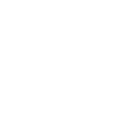
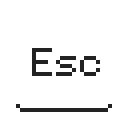
The second w=128, h=128 image is a revision of the first. Changes to its layers:
added group "Pressed" with 9 layers above "Normal" over [16, 48, 112, 112]
added layer "Esc #1" in group "Pressed" over [32, 48, 100, 76]
added layer "empty_key.png #1" in group "Pressed" over [16, 48, 112, 112]
hid "R", moved it into group "Normal" over [44, 48, 84, 76]
moved "empty_key.png" into group "Normal" over [16, 48, 112, 112]
